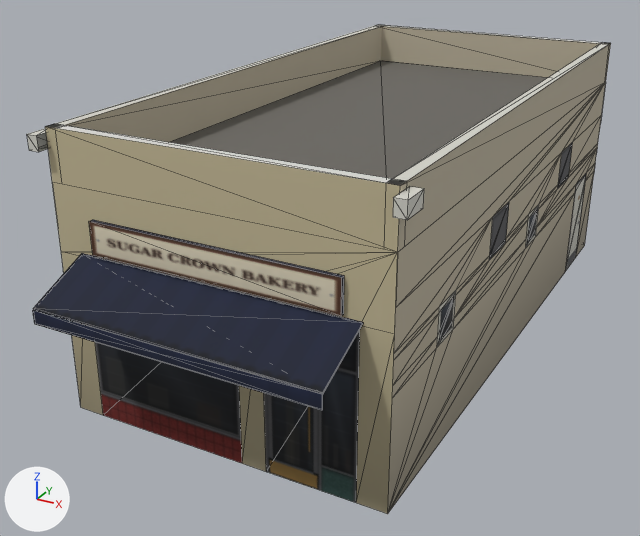
Two versions of the glTF model assets/coronado_kit/modular/examples/ex_shop_corner_bakery/mod_ex_shop_corner_bakery_mid.glb, one commit apart.
One viewpoint serves both versions: a 50 mm camera at (7.22, -15.76, 8.61) aimed at (-0.63, -1.48, 1.47). The lights are fixed; the arrows at lower left show +X, +Y and +Z. The first picture is the older version. Mesh edges are drawn as thin lines. Vertices at exactly the same position are counted once.

Objects in the first picture: 'mod_ex_shop_corner_bakery_mid'.
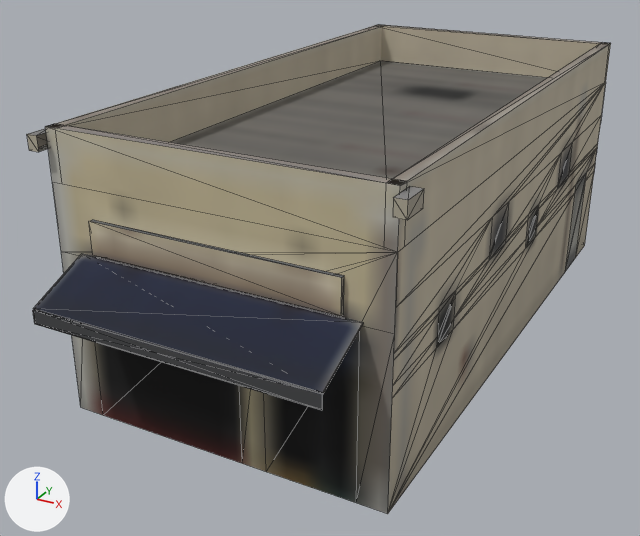
Changed parts and their boxes [x1, y1, x2, y2] in the pictures (640 x 536 px):
'mod_ex_shop_corner_bakery_mid', surface changed, recoloured: [27, 24, 610, 514] in both
part 1 of me_mod_ex_shop_corner_bakery_mid, surface changed: [27, 24, 611, 514] in both
part 2 of me_mod_ex_shop_corner_bakery_mid, recoloured: [33, 26, 611, 514] in both
part 3 of me_mod_ex_shop_corner_bakery_mid, recoloured: [27, 24, 610, 471] in both

What changed in the scene script:
```text
Add img_bld_lod_color_b_png:
    img_bld_lod_color_b_png = load_image('bld_lod_color_b.png', '../../../textures/bld_lod_color_b.png', 1024, 1024, 'sRGB')
Change mat_bld_mid:
    where n4 = _N.new('ShaderNodeTexImage'); n4.name = 'Image Texture'
    n4.image: img_city_color_png -> img_bld_lod_color_b_png
    add n4.extension = 'EXTEND'
Change me_mod_ex_shop_corner_bakery_mid:
    where me_mod_ex_shop_corner_bakery_mid.from_pydata(...)  # 198 vertices, 306 faces; spans x -3.2..3.2, y -7.17..6.0, z 0.0..5.1
    used by ob_mod_ex_shop_corner_bakery_mid; location = (0.0, 0.0, 0.0)
    me_mod_ex_shop_corner_bakery_mid part 1: texture (UV) coordinates of 306 of 306 faces, centred in x -3.2..3.2, y -7.17..6.0, z 0.63..5.1, changed; they spanned u 0.0..0.78, v 0.08..0.48 and now span u 0.21..0.99, v 0.03..0.73
    me_mod_ex_shop_corner_bakery_mid part 2: 208 faces centred in x -3.0..3.0, y -7.17..6.0, z 0.63..4.8 are repainted in the vertex colours; the middle colour goes from pale yellow #f3ebd6 to white #ffffff
    me_mod_ex_shop_corner_bakery_mid part 3: 91 faces centred in x -3.2..3.2, y -7.17..6.0, z 1.37..5.1 are repainted in the vertex colours; the middle colour goes from white #f9f8f6 to white #ffffff
```
